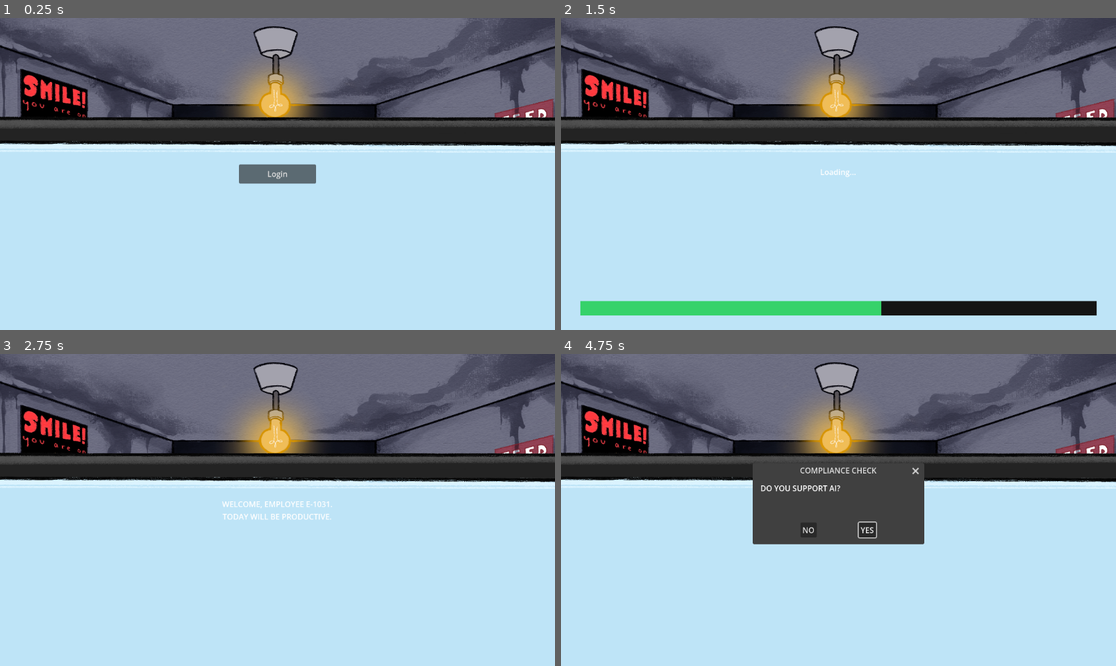
Above: before the commit, frames 1-4 (two rows, left to right).
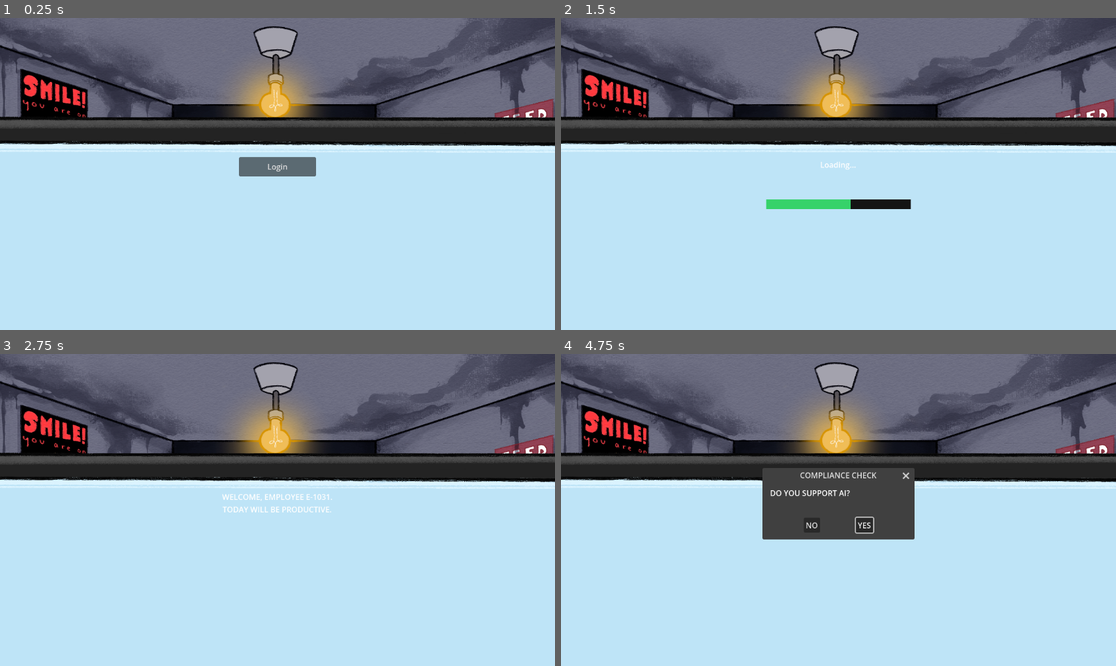
Above: after the commit, the same moments.

Repository: robfischer2187/AI-Slop
Game: Godot game, scene res://scenes/Startup.tscn
The game is run twice, just before and just after one commit, with the same random seed, the same clock (stepped at 60 frames per second) and the same inputs. The project has no main scene, so this scene is started directly.
Inputs:
- Up to frame 1 (0.25 s): no input
- Up to frame 2 (1.5 s): click "Login" at 0.5 s
- Up to frame 3 (2.75 s): no input
- Up to frame 4 (4.75 s): tap Enter at 2.75, 4.25 s; tap Space at 3.5 s

The runs differ from the first frame. In frame 1, 0.7% of the frame differs, in the area x 43-57%, y 44-54%; in frame 2, 5.3%, in the area x 3-97%, y 46-96%; in frame 3, 0.6%; in frame 4, 2.4%.

Commit message:
Refactor Startup scene structure and update node paths for consistency

Diff:
--- a/ai-slop/scenes/Startup.tscn
+++ b/ai-slop/scenes/Startup.tscn
@@ -36,30 +36,39 @@
 anchor_top = 0.5
 anchor_right = 0.5
 anchor_bottom = 0.5
-offset_left = -200.0
-offset_top = -150.0
-offset_right = 200.0
-offset_bottom = 150.0
+offset_left = -320.0
+offset_top = -240.0
+offset_right = 320.0
+offset_bottom = 240.0
 grow_horizontal = 2
 grow_vertical = 2
 texture = ExtResource("3_comp")
 stretch_mode = 2
 
-[node name="LoginPanel" type="Control" parent="." unique_id=1508687675]
+[node name="Screen" type="Control" parent="." unique_id=300000001]
 layout_mode = 1
 anchors_preset = 8
 anchor_left = 0.5
 anchor_top = 0.5
 anchor_right = 0.5
 anchor_bottom = 0.5
-offset_left = -150.0
-offset_top = -100.0
-offset_right = 150.0
-offset_bottom = 100.0
+offset_left = -170.0
+offset_top = -115.0
+offset_right = 170.0
+offset_bottom = 85.0
+grow_horizontal = 2
+grow_vertical = 2
+clip_contents = true
+
+[node name="LoginPanel" type="Control" parent="Screen" unique_id=1508687675]
+layout_mode = 1
+anchors_preset = 15
+anchor_right = 1.0
+anchor_bottom = 1.0
 grow_horizontal = 2
 grow_vertical = 2
 
-[node name="LoginButton" type="Button" parent="LoginPanel" unique_id=183089982]
+[node name="LoginButton" type="Button" parent="Screen/LoginPanel" unique_id=183089982]
 layout_mode = 1
 anchors_preset = 8
 anchor_left = 0.5
@@ -75,7 +84,7 @@
 text = "Login"
 icon_alignment = 1
 
-[node name="LoadingPanel" type="Control" parent="." unique_id=505666866]
+[node name="LoadingPanel" type="Control" parent="Screen" unique_id=505666866]
 visible = false
 layout_mode = 1
 anchors_preset = 15
@@ -84,22 +93,22 @@
 grow_horizontal = 2
 grow_vertical = 2
 
-[node name="ProgressBar" type="ProgressBar" parent="LoadingPanel" unique_id=1965252706]
+[node name="ProgressBar" type="ProgressBar" parent="Screen/LoadingPanel" unique_id=1965252706]
 layout_mode = 1
 anchors_preset = 12
 anchor_top = 1.0
 anchor_right = 1.0
 anchor_bottom = 1.0
-offset_left = 40.0
-offset_top = -60.0
-offset_right = -40.0
-offset_bottom = -30.0
+offset_left = 20.0
+offset_top = -32.0
+offset_right = -20.0
+offset_bottom = -12.0
 grow_horizontal = 2
 grow_vertical = 0
 theme_override_styles/background = SubResource("StyleBoxFlat_tkdkk")
 theme_override_styles/fill = SubResource("StyleBoxFlat_5g6lu")
 
-[node name="Loading" type="Label" parent="LoadingPanel" unique_id=348043069]
+[node name="Loading" type="Label" parent="Screen/LoadingPanel" unique_id=348043069]
 layout_mode = 1
 anchors_preset = 8
 anchor_left = 0.5
@@ -115,7 +124,7 @@
 text = "Loading..."
 horizontal_alignment = 1
 
-[node name="WelcomePanel" type="Control" parent="." unique_id=557477916]
+[node name="WelcomePanel" type="Control" parent="Screen" unique_id=557477916]
 visible = false
 layout_mode = 1
 anchors_preset = 15
@@ -124,7 +133,7 @@
 grow_horizontal = 2
 grow_vertical = 2
 
-[node name="WelcomeLabel" type="Label" parent="WelcomePanel" unique_id=1338942726]
+[node name="WelcomeLabel" type="Label" parent="Screen/WelcomePanel" unique_id=1338942726]
 layout_mode = 1
 anchors_preset = 8
 anchor_left = 0.5
@@ -140,7 +149,7 @@
 text = "Welcome employees"
 horizontal_alignment = 1
 
-[node name="SupportPrompt" type="ConfirmationDialog" parent="." unique_id=1279854504]
+[node name="SupportPrompt" type="ConfirmationDialog" parent="Screen" unique_id=1279854504]
 title = "Support"
-size = Vector2i(340, 130)
+size = Vector2i(300, 110)
 dialog_text = "Please contact support if you need help."
--- a/ai-slop/script/startupflow.gd
+++ b/ai-slop/script/startupflow.gd
@@ -6,15 +6,15 @@
 @export var welcome_hold_seconds: float = 2.5
 @export var debug_fast_mode := false
 
-@onready var login_panel: Control = get_node_or_null("LoginPanel")
-@onready var loading_panel: Control = get_node_or_null("LoadingPanel")
-@onready var welcome_panel: Control = get_node_or_null("WelcomePanel")
+@onready var login_panel: Control = get_node_or_null("Screen/LoginPanel")
+@onready var loading_panel: Control = get_node_or_null("Screen/LoadingPanel")
+@onready var welcome_panel: Control = get_node_or_null("Screen/WelcomePanel")
 
-@onready var login_button: Button = get_node_or_null("LoginPanel/LoginButton")
-@onready var progress_bar: ProgressBar = get_node_or_null("LoadingPanel/ProgressBar")
-@onready var welcome_label: Label = get_node_or_null("WelcomePanel/WelcomeLabel")
+@onready var login_button: Button = get_node_or_null("Screen/LoginPanel/LoginButton")
+@onready var progress_bar: ProgressBar = get_node_or_null("Screen/LoadingPanel/ProgressBar")
+@onready var welcome_label: Label = get_node_or_null("Screen/WelcomePanel/WelcomeLabel")
 
-@onready var support_prompt: ConfirmationDialog = get_node_or_null("SupportPrompt")
+@onready var support_prompt: ConfirmationDialog = get_node_or_null("Screen/SupportPrompt")
 
 signal startup_finished(support_forced: bool)
 
@@ -41,7 +41,6 @@
 	support_prompt.canceled.connect(_on_support_no)
 
 	_reset_prompt_to_default()
-
 	support_prompt.exclusive = true
 
 
@@ -49,24 +48,24 @@
 	var missing: Array[String] = []
 
 	if login_panel == null:
-		missing.append("LoginPanel")
+		missing.append("Screen/LoginPanel")
 	if loading_panel == null:
-		missing.append("LoadingPanel")
+		missing.append("Screen/LoadingPanel")
 	if welcome_panel == null:
-		missing.append("WelcomePanel")
+		missing.append("Screen/WelcomePanel")
 
 	if login_button == null:
-		missing.append("LoginPanel/LoginButton")
+		missing.append("Screen/LoginPanel/LoginButton")
 	if progress_bar == null:
-		missing.append("LoadingPanel/ProgressBar")
+		missing.append("Screen/LoadingPanel/ProgressBar")
 	if welcome_label == null:
-		missing.append("WelcomePanel/WelcomeLabel")
+		missing.append("Screen/WelcomePanel/WelcomeLabel")
 
 	if support_prompt == null:
-		missing.append("SupportPrompt (ConfirmationDialog)")
+		missing.append("Screen/SupportPrompt (ConfirmationDialog)")
 
 	if missing.size() > 0:
-		push_error("startupflow.gd: missing nodes: %s — check node names/paths and change SupportPrompt node type to ConfirmationDialog." % str(missing))
+		push_error("startupflow.gd: missing nodes: %s — check node names/paths." % str(missing))
 		set_process(false)
 		set_physics_process(false)
 		set_process_input(false)
@@ -153,7 +152,7 @@
 
 func _set_prompt_forced_yes() -> void:
 	support_prompt.title = "COMPLIANCE CHECK"
-	support_prompt.dialog_text = "You Wish Just Press Yes"
+	support_prompt.dialog_text = "SORRY. YOU HAVE NO OTHER OPTION."
 	support_prompt.get_ok_button().text = "YES"
 	support_prompt.get_cancel_button().hide()
 
